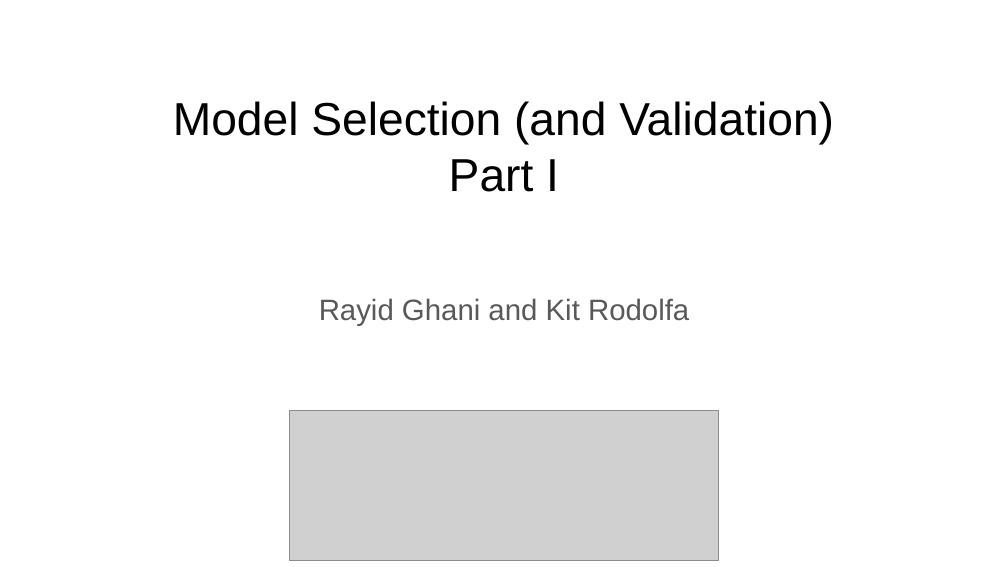
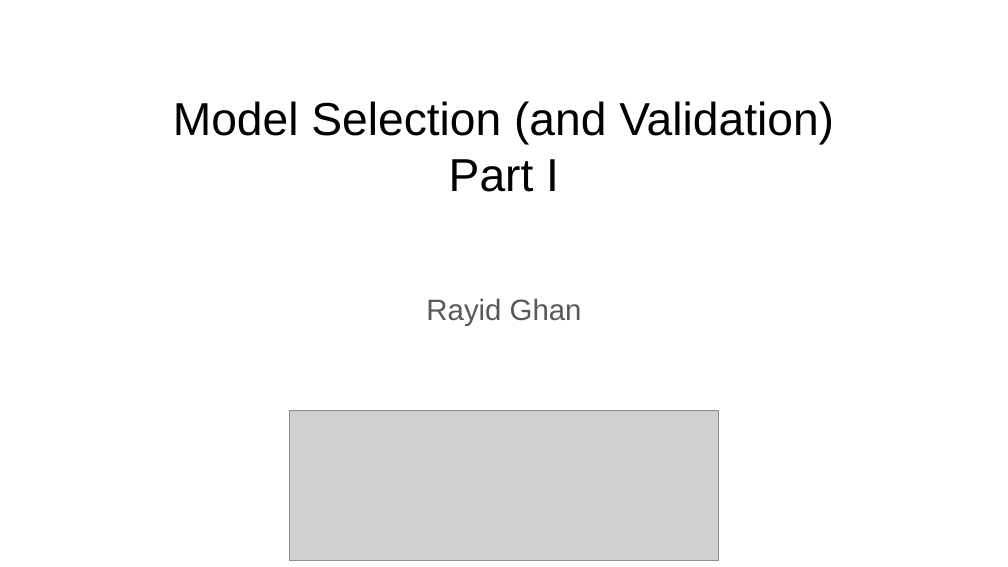
Before and after one commit to dssg/mlforpublicpolicylab, a slide deck: slide 1 of Lectures/10-model-selection-and-validation-part-1.pptx. Drawn at 1008x567 pixels with LibreOffice and Linux fonts; fonts in the diff are those of the drawing; grey boxes stand for pictures. Boxes give left, top, right and bottom in pixels: in the first picture for what was removed or moved away, otherwise in the second. Text is boxed around its words. In the diff, an @@ line names an element or a change of style, - is before the commit and + after.

```diff
--- a/Lectures/10-model-selection-and-validation-part-1.pptx
+++ b/Lectures/10-model-selection-and-validation-part-1.pptx
@@ text at [426, 298, 582, 326]: text changed @@
-Rayid Ghani and Kit Rodolfa
+Rayid Ghan
```
Also in this commit, not shown: 3 other slides changed, 1 other file.
